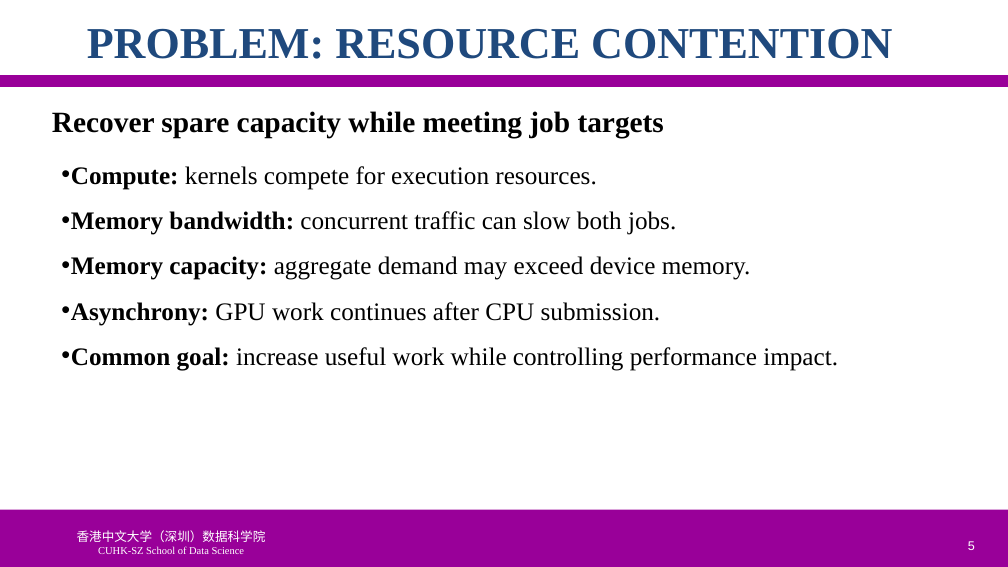
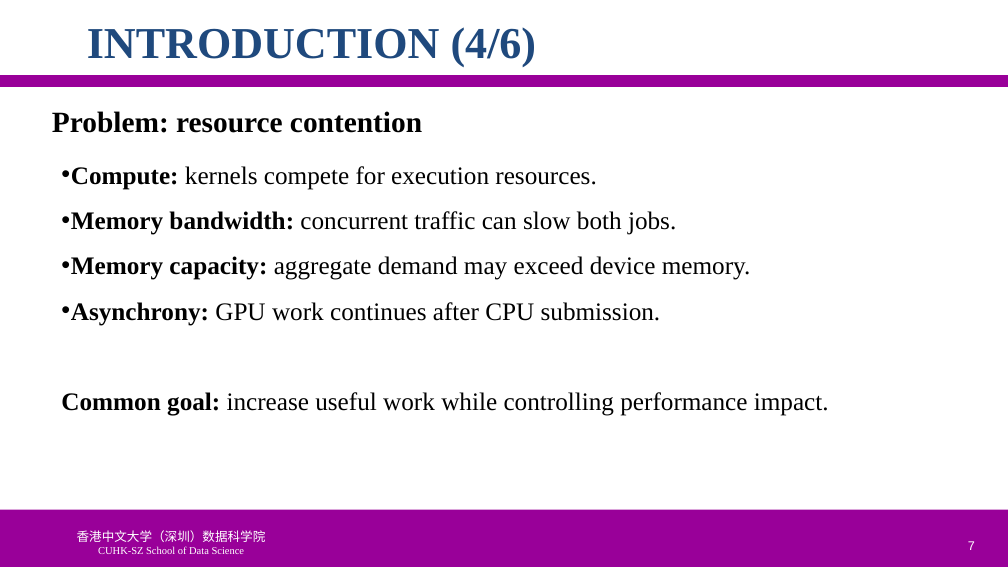
Before and after one commit to ychung1103/ychung1103.github.io, a slide deck: slide 7 of Slides/CSC6103/PPT/05-1110-徐昱玮-225040464.pptx (slide 5 before the commit). Drawn at 1008x567 pixels with LibreOffice and Linux fonts; fonts in the diff are those of the drawing; background and template pictures are left out. Boxes give left, top, right and bottom in pixels: in the first picture for what was removed or moved away, otherwise in the second. Text is boxed around its words. In the diff, an @@ line names an element or a change of style, - is before the commit and + after.

```diff
--- a/Slides/CSC6103/PPT/05-1110-徐昱玮-225040464.pptx
+++ b/Slides/CSC6103/PPT/05-1110-徐昱玮-225040464.pptx
@@ title at [87, 27, 537, 67]: text changed @@
-PROBLEM: RESOURCE CONTENTION
+INTRODUCTION (4/6)
@@ text at [52, 111, 422, 133]: text changed @@
-Recover spare capacity while meeting job targets
+Problem: resource contention
@@ text at [61, 392, 829, 416]: bullet • to none @@
@@ page number at [968, 541, 975, 550]: text changed @@
-5
+7
```
Also in this commit, not shown: 26 other slides changed, 3 slides added.
